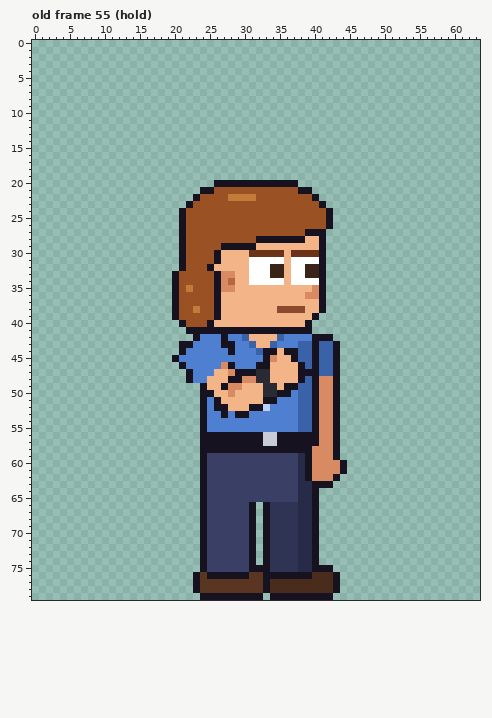
File history of a pixel-art file, sprites/custom/custom_intern_bob_right_anim.aseprite. Above, as it was before the edit.
64x80 pixels, 123 frames. Colours within 5 levels of each other are drawn and written as one. Shown: old frame 55 (hold). The commit also changed other frames, which this record leaves out.
After the commit:
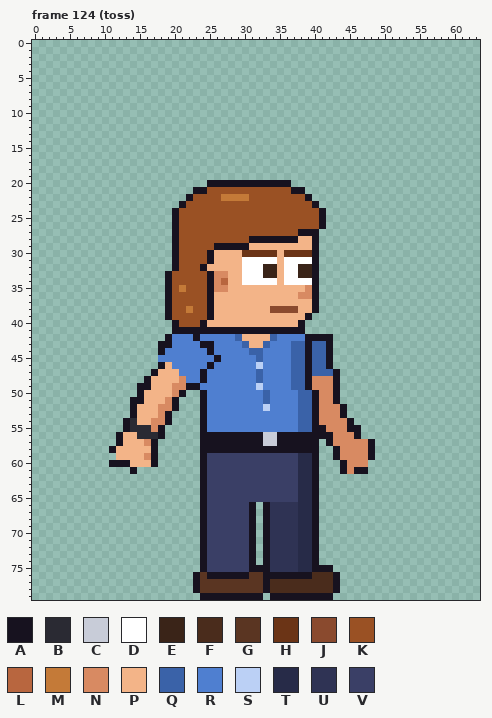
Palette (. is transparent): A #17121f  B #2a2a33  C #c8ccd8  D #ffffff  E #3a2418  F #4a2c1c  G #5a3522  H #6b3416  J #8a4a2e  K #9a5124  L #b8663f  M #c47a38  N #d88a62  P #f3b488  Q #3a62a8  R #4f7fd0  S #bbd0f5  T #272b48  U #2f3354  V #3a3f66
A new or re-ordered frame is compared with the old frame closest to it.
Changes in this commit:
frames 123 -> 129
--- frame 124 (toss) is new; against old frame 55 (hold)
@@ x 9..50 @@
 19 ..........................................
-20 .................AAAAAAAAAAAA.............
-21 ...............AAKKKKKKKKKKKKAA...........
-22 ..............AKKKKMMMMKKKKKKKKA..........
-23 .............AKKKKKKKKKKKKKKKKKKA.........
-24 ............AKKKKKKKKKKKKKKKKKKKKA........
-25 ............AKKKKKKKKKKKKKKKKKKKKA........
-26 ............AKKKKKKKKKKKKKKKKKKKKA........
-27 ............AKKKKKKKKKKKKKKKKKAAA.........
-28 ............AKKKKKKKKKKAAAAAAAPPA.........
-29 ............AKKKKKAAAAAPPPPPPPPPA.........
-30 ............AKKKKAPPPPHHHHHPHHHHA.........
-31 ............AKKKKAPPPPDDDDDPDDDDA.........
-32 ............AKKKAPPPPPDDDEEPDDEEA.........
-33 ...........AKKKKKANNPPDDDEEPDDEEA.........
-34 ...........AKKKKKANLPPDDDDDPDDDDA.........
-35 ...........AKMKKKANNPPPPPPPPPPPNA.........
-36 ...........AKKKKKAPPPPPPPPPPPPNNA.........
-37 ...........AKKKKKAPPPPPPPPPPPPPPA.........
-38 ...........AKKMKKAPPPPPPPPJJJJPPA.........
-39 ...........AKKKKKAPPPPPPPPPPPPPA..........
-40 ............AKKKAPPPPPPPPPPPPPA...........
-41 .............AAAAAAAAAAAAAAAAAA...........
-42 ..............ARRRARRQPPPPQRRRRAAA........
-43 ............AARRRRAARRQPPQRRRQQAQQA.......
-44 ............ARRRRRRARRRQAAPAAQQAQQA.......
-45 ...........ARRRRRRRRRRRRANPPAQQAQQA.......
-46 ............ARRRRRNARRRAAPPPPAQAQQA.......
-47 .............ARRRPPNAAABBPPPPAAAQQA.......
-48 .............ARRPPPAANNBBPPPPAQANNA.......
-49 ...............APPANNPPPBBPAAQQANNA.......
-50 ...............AAPPNPPPPBBAARQQANNA.......
-51 ...............ARAPPPPPPAARRRQQANNA.......
-52 ...............ARAAPPPAASRRRRQQANNA.......
-53 ...............ARRARAARRRRRRRQQANNA.......
-54 ...............ARRRRRRRRRRRRRQQANNA.......
-55 ...............ARRRRRRRRRRRRRQQANNA.......
-56 ...............AAAAAAAAACCAAAAAANNA.......
-57 ...............AAAAAAAAACCAAAAAANNA.......
-58 ...............AAAAAAAAAAAAAAAANNNA.......
-59 ...............AVVVVVVVVVVVVVTANNNA.......
-60 ...............AVVVVVVVVVVVVVTANNNNA......
-61 ...............AVVVVVVVVVVVVVTANNNNA......
-62 ...............AVVVVVVVVVVVVVTANNNA.......
-63 ...............AVVVVVVVVVVVVVTTAAA........
+20 ................AAAAAAAAAAAA..............
+21 ..............AAKKKKKKKKKKKKAA............
+22 .............AKKKKMMMMKKKKKKKKA...........
+23 ............AKKKKKKKKKKKKKKKKKKA..........
+24 ...........AKKKKKKKKKKKKKKKKKKKKA.........
+25 ...........AKKKKKKKKKKKKKKKKKKKKA.........
+26 ...........AKKKKKKKKKKKKKKKKKKKKA.........
+27 ...........AKKKKKKKKKKKKKKKKKAAA..........
+28 ...........AKKKKKKKKKKAAAAAAAPPA..........
+29 ...........AKKKKKAAAAAPPPPPPPPPA..........
+30 ...........AKKKKAPPPPHHHHHPHHHHA..........
+31 ...........AKKKKAPPPPDDDDDPDDDDA..........
+32 ...........AKKKAPPPPPDDDEEPDDEEA..........
+33 ..........AKKKKKANNPPDDDEEPDDEEA..........
+34 ..........AKKKKKANLPPDDDDDPDDDDA..........
+35 ..........AKMKKKANNPPPPPPPPPPPNA..........
+36 ..........AKKKKKAPPPPPPPPPPPPNNA..........
+37 ..........AKKKKKAPPPPPPPPPPPPPPA..........
+38 ..........AKKMKKAPPPPPPPPJJJJPPA..........
+39 ..........AKKKKKAPPPPPPPPPPPPPA...........
+40 ...........AKKKAPPPPPPPPPPPPPA............
+41 ...........AAAAAAAAAAAAAAAAAAA............
+42 ..........ARRRARRRRRQPPPPQRRRRAAAA........
+43 .........AARRRRAARRRRQPPQRRRQQAQQA........
+44 .........ARRRRRRARRRRRQQRRRRQQAQQA........
+45 .........RRRRRRRRARRRRRQRRRRQQAQQA........
+46 .........APRRRRRARRRRRRSRRRRQQAQQA........
+47 ........APPPRRRARRRRRRRQRRRRQQAQQQA.......
+48 .......APPPPNRRARRRRRRRQRRRRQQANNNA.......
+49 ......AAPPPNNAARRRRRRRRSRRRRQQANNNA.......
+50 ......APPPPNA..ARRRRRRRRQRRRRQQANNA.......
+51 .....AAPPPNA...ARRRRRRRRQRRRRQQANNA.......
+52 .....APPPNNA...ARRRRRRRRSRRRRQQANNNA......
+53 .....APPPNA....ARRRRRRRRRRRRRQQANNNA......
+54 ....ABPPNNA....ARRRRRRRRRRRRRQQANNNNA.....
+55 ....ABBBNA.....ARRRRRRRRRRRRRQQAANNNAA....
+56 ...APPBBBA.....AAAAAAAAACCAAAAAAAANNNA....
+57 ...APPPNA......AAAAAAAAACCAAAAAA.ANNNNNA..
+58 ..APPPPPA......AAAAAAAAAAAAAAAAA..ANNNNA..
+59 ...PPPPNA......AVVVVVVVVVVVVVTTA..ANNNNA..
+60 ..AAAPPPA......AVVVVVVVVVVVVVTTA...ANNN...
+61 .....A.........AVVVVVVVVVVVVVTTA...ANAA...
+62 ...............AVVVVVVVVVVVVVTTA..........
+63 ...............AVVVVVVVVVVVVVTTA..........
 64 ...............AVVVVVVVVVVVVVTTA..........
Changed places in both pictures, as pixel boxes (x1, y1, x2, y2):
changed: (109, 180, 375, 488)
